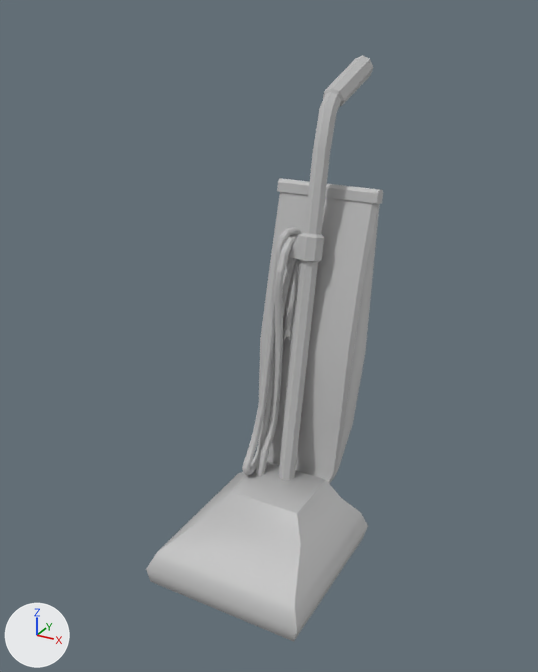
An edit to the FBX model Human Lifestyle Emulator/Assets/Arts/Models/vacuum_wrapped_cord.fbx, drawn before and after from the same camera.
The view is the same before and after, from a 50 mm lens placed at (1.56, -3.1, 2.7), pointed at (-0.09, -0.1, 1.2). Arrows for +X, +Y and +Z are at lower left; the lights stay in place. Where no turn or scale is listed for an object, it has been applied to the vertices.
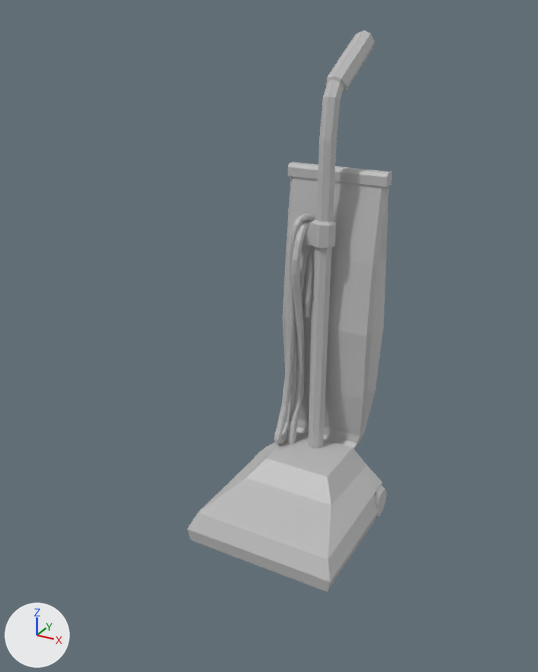
Pixel boxes (x1, y1, x2, y2) of what changed, in the pictures (538 x 672 px; the box of a moved part takes in the faces that stretch with it):
'polySurface1', reshaped, moved (13% narrower): before (146, 55, 383, 641); after (187, 30, 392, 592)
part 1 of me_mesh, moved or reshaped: before (279, 55, 373, 481); after (303, 30, 375, 448)
part 2 of me_mesh, moved or reshaped: before (242, 227, 302, 476); after (274, 213, 315, 444)
part 3 of me_mesh, added: after (282, 162, 392, 450)
part 4 of me_mesh, added: after (187, 432, 382, 592)
part 5 of me_mesh, added: after (374, 485, 387, 518)
part 6 of me_mesh, deleted: before (146, 462, 368, 641)
part 7 of me_mesh, deleted: before (259, 178, 383, 484)

Patch to the scene script:
```diff
--- a/Human Lifestyle Emulator/Assets/Arts/Models/vacuum_wrapped_cord.fbx.py
+++ b/Human Lifestyle Emulator/Assets/Arts/Models/vacuum_wrapped_cord.fbx.py
@@ me_mesh @@
 # used by ob_polysurface1; location = (0.0, 0.0, 1.241)
-me_mesh.from_pydata(...)  # 685 vertices, 670 faces; spans x -0.43..0.43, y -0.78..0.78, z -1.24..1.24
+me_mesh.from_pydata(...)  # 766 vertices, 750 faces; spans x -0.43..0.43, y -0.42..0.79, z 0.0..2.6
+# me_mesh part 1: the loose piece of 105 vertices spanning x -0.17..0.06, y -0.15..0.78, z -1.05..1.24 is turned 10 degrees about the x axis through its middle, then moved by (0.0, 0.2, 1.31)
+# me_mesh part 2: the loose piece of 464 vertices spanning x -0.21..-0.05, y -0.2..0.26, z -0.89..0.44 is turned 10 degrees about the x axis through its middle, then moved by (0.0, 0.26, 1.26)
+# me_mesh part 3: a new loose piece of 70 vertices spanning x -0.28..0.28, y 0.35..0.59, z 0.3..1.95, in mat_lambert1 (grey #bcbcbc)
+# me_mesh part 4: a new loose piece of 63 vertices spanning x -0.43..0.43, y -0.42..0.45, z 0.0..0.39, in mat_lambert1 (grey #bcbcbc)
+# me_mesh part 5: a new loose piece of 24 vertices spanning x 0.21..0.41, y 0.23..0.42, z 0.0..0.19, in mat_lambert1 (grey #bcbcbc)
+# me_mesh part 6: the loose piece of 24 vertices spanning x -0.43..0.43, y -0.78..0.08, z -1.24..-0.85 is deleted
+# me_mesh part 7
+# 76 vertices are removed from x -0.28..0.28, y -0.05..0.41, z -0.95..0.65
+# 78 faces are deleted
 me_mesh.materials.append(mat_lambert1)
@@ ob_polysurface1 @@
 ob_polysurface1 = bpy.data.objects.new('polySurface1', me_mesh)
-ob_polysurface1.location = (0.0, 0.0, 1.241)
+ob_polysurface1.location = (0.0, 0.0, 0.0)
```
